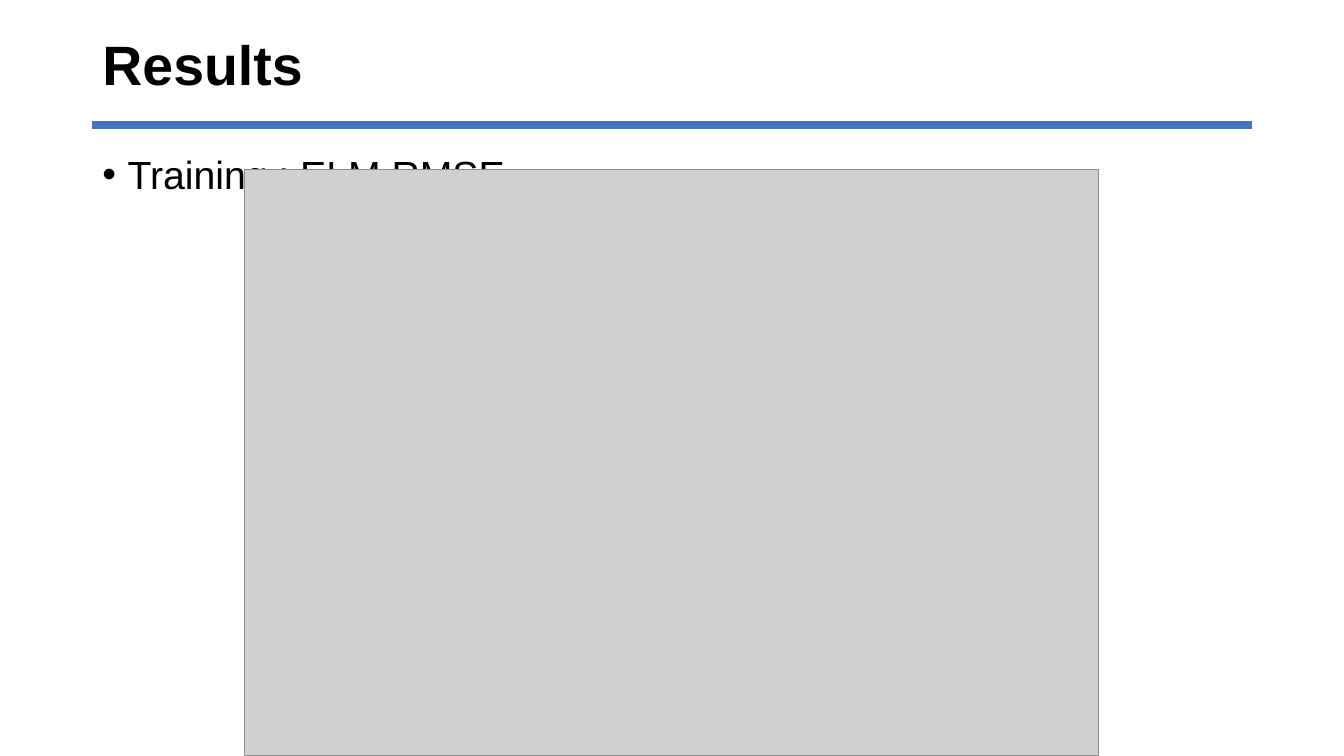
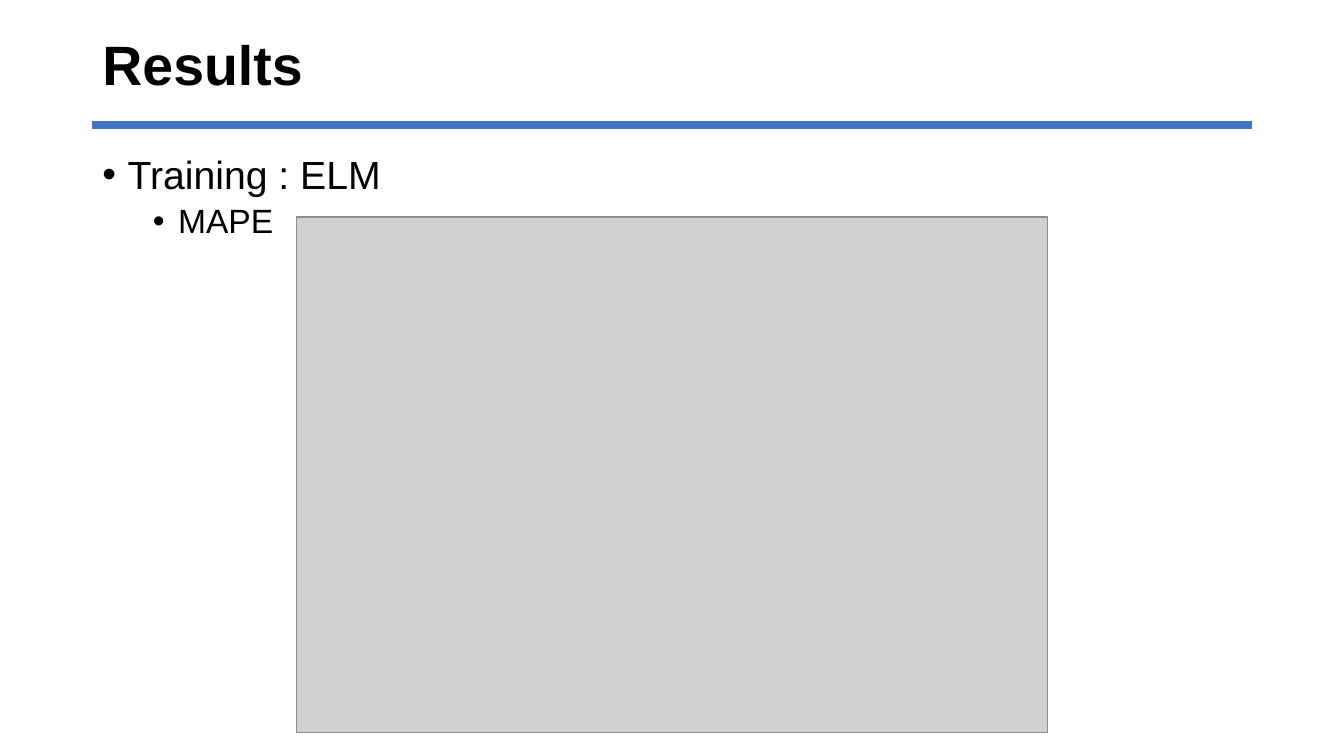
Before and after one commit to jhyun0919/STLF_of_Australian_NEM_by_H-ELM, a slide deck: slide 23 of ppt_slides/prepare_ELM2017_26MAY2017.pptx. Drawn at 1344x756 pixels with LibreOffice and Linux fonts; fonts in the diff are those of the drawing; grey boxes stand for pictures. Boxes give left, top, right and bottom in pixels: in the first picture for what was removed or moved away, otherwise in the second. Text is boxed around its words. In the diff, an @@ line names an element or a change of style, - is before the commit and + after.

```diff
--- a/ppt_slides/prepare_ELM2017_26MAY2017.pptx
+++ b/ppt_slides/prepare_ELM2017_26MAY2017.pptx
@@ text at (x1=128, y1=160, x2=381, y2=233): text changed @@
-• Training : ELM RMSE
+• Training : ELM
+  • MAPE
@@ picture resized from (x1=245, y1=169, x2=1098, y2=756) to (x1=296, y1=217, x2=1047, y2=733) @@
```
Also in this commit, not shown: 8 other slides changed, 19 other files.
